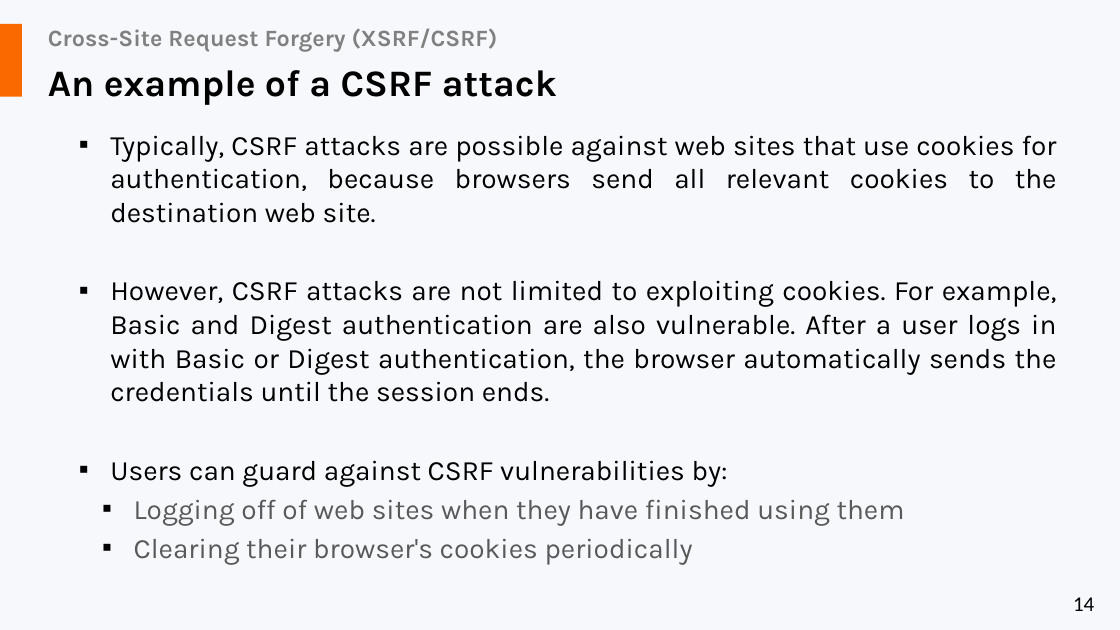
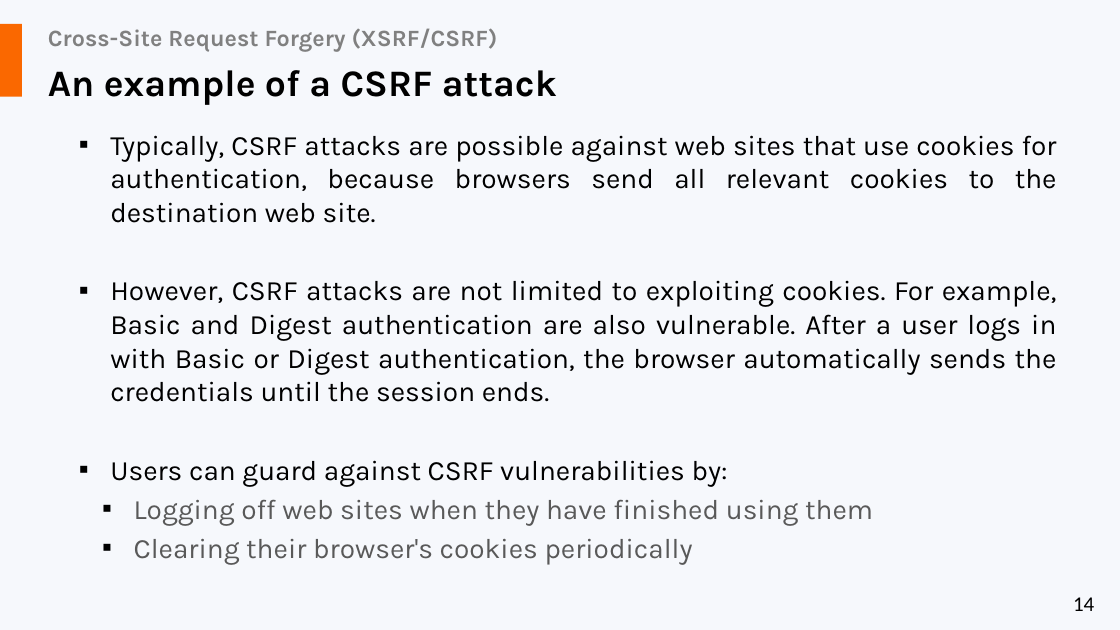
Before and after one commit to liviucotfas/ase-web-and-cloud-applications-security, a slide deck: slide 14 of Presentation ASPNET - Part III.pptx. Drawn at 1120x630 pixels with LibreOffice and Linux fonts; fonts in the diff are those of the drawing. Boxes give left, top, right and bottom in pixels: in the first picture for what was removed or moved away, otherwise in the second. Text is boxed around its words. In the diff, an @@ line names an element or a change of style, - is before the commit and + after.

```diff
--- a/Presentation ASPNET - Part III.pptx
+++ b/Presentation ASPNET - Part III.pptx
@@ text at [134,499,873,525]: text changed @@
-  ▪ Logging off of web sites when they have finished using them
+  ▪ Logging off web sites when they have finished using them
```
Also in this commit, not shown: 1 other slide changed.
